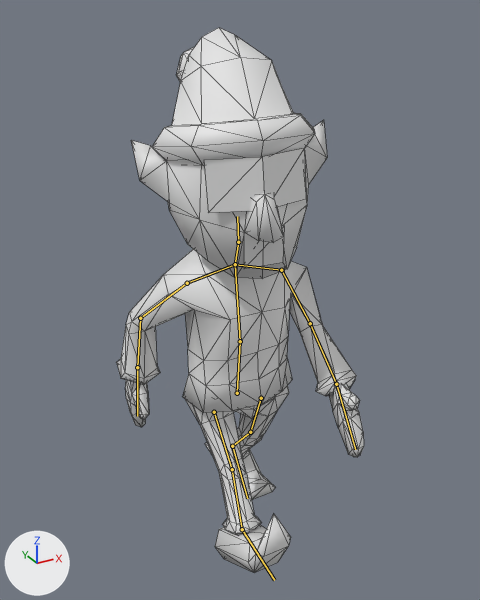
The glTF model src/player/elf_skin/elf.gltf: old version first, new version second.
Rendered twice from a 50 mm lens placed at (-0.619, -1.138, 1.138), pointed at (-0.001, -0.016, 0.577). The axes (+X, +Y, +Z) are drawn at lower left. The lights are the same throughout. Both versions are drawn at frame 20 of the action 'walk-loop'; the numbers are the values there. The bones that bend it are drawn over the model as lines. Mesh edges are drawn as thin lines.

In view in the first picture: 'Elf'.
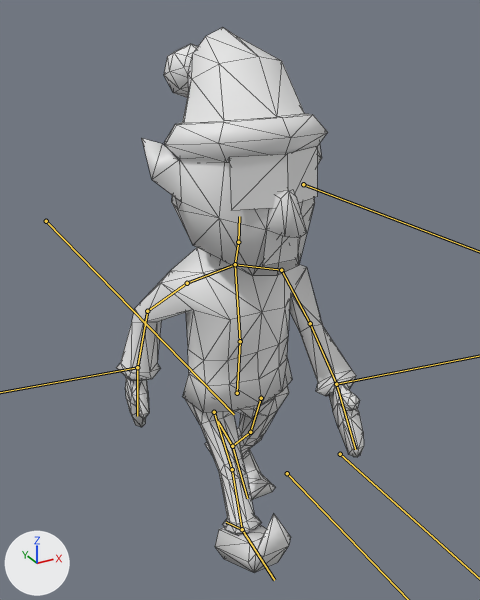
The change, as JSON lines over the scene's bpy script:
```json
{"block": "bone_head", "where": "bone_head = bpy.data.objects['Armature'].pose.bones['head']  # child of 'neck'"}
{"op": "set", "path": "bone_head.rotation_quaternion", "old": "(0.994, 0.0, -0.108, 0.034)", "new": "(1.0, 0.0, 0.0, 0.0)", "note": "degrees (0, -12, 4) -> degrees (0, 0, 0)"}
{"block": "bone_upper_arm_r", "where": "bone_upper_arm_r = bpy.data.objects['Armature'].pose.bones['upper_arm_R']  # child of 'shoulder_R'"}
{"op": "set", "path": "bone_upper_arm_r.rotation_quaternion", "old": "(0.936, -0.171, -0.176, 0.25)", "new": "(0.908, -0.351, 0.108, 0.203)", "note": "degrees (-25, -14, 33) -> degrees (-39, 20, 18)"}
{"block": "bone_hand_r", "where": "bone_hand_r = bpy.data.objects['Armature'].pose.bones['hand_R']  # child of 'lower_arm_R'"}
{"op": "set", "path": "bone_hand_r.rotation_quaternion", "old": "(0.689, 0.063, -0.721, -0.044)", "new": "(0.427, 0.019, -0.901, 0.07)", "note": "degrees (-73, -99, 74) -> degrees (10, -129, -2)"}
```

What differs and where, as boxes (x1, y1, x2, y2) in the pictures (480 x 600 px):
```json
{"object": "Elf", "change": "posed", "before": [116, 28, 364, 573], "after": [116, 28, 364, 573]}
{"bone": "head", "before": "(238, 242) to (237, 216)", "after": "(238, 242) to (239, 216)"}
{"bone": "upper_arm_R", "before": "(187, 283) to (140, 318)", "after": "(187, 283) to (147, 311)"}
```
